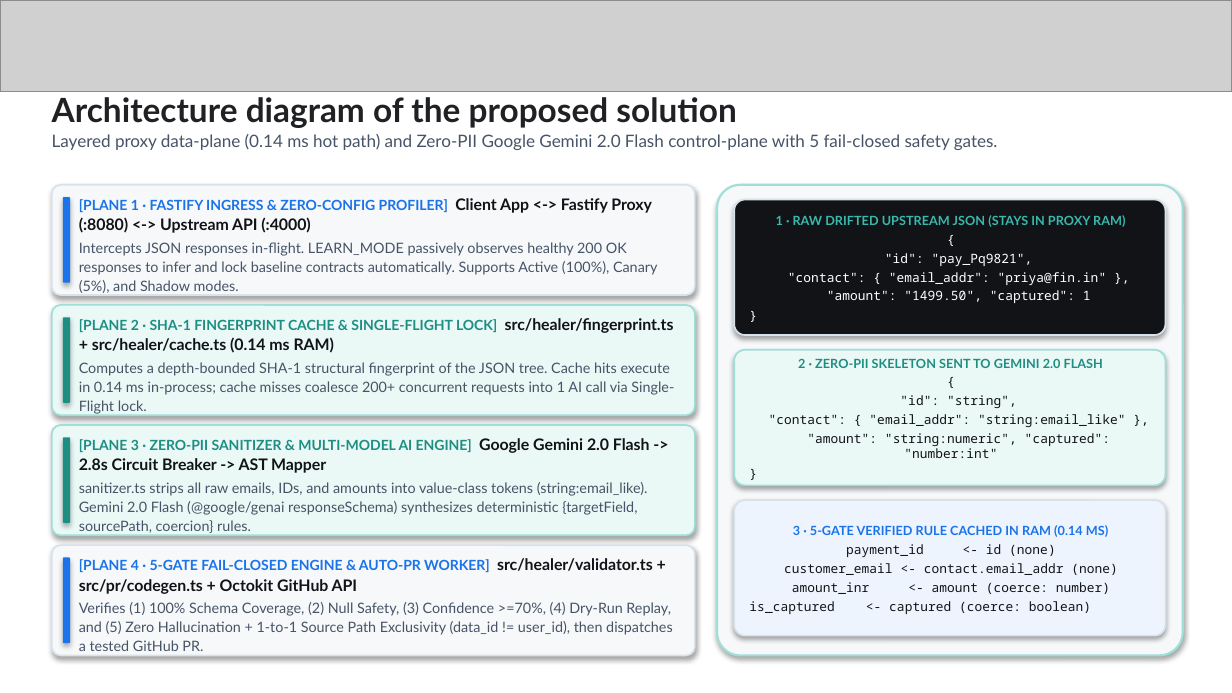
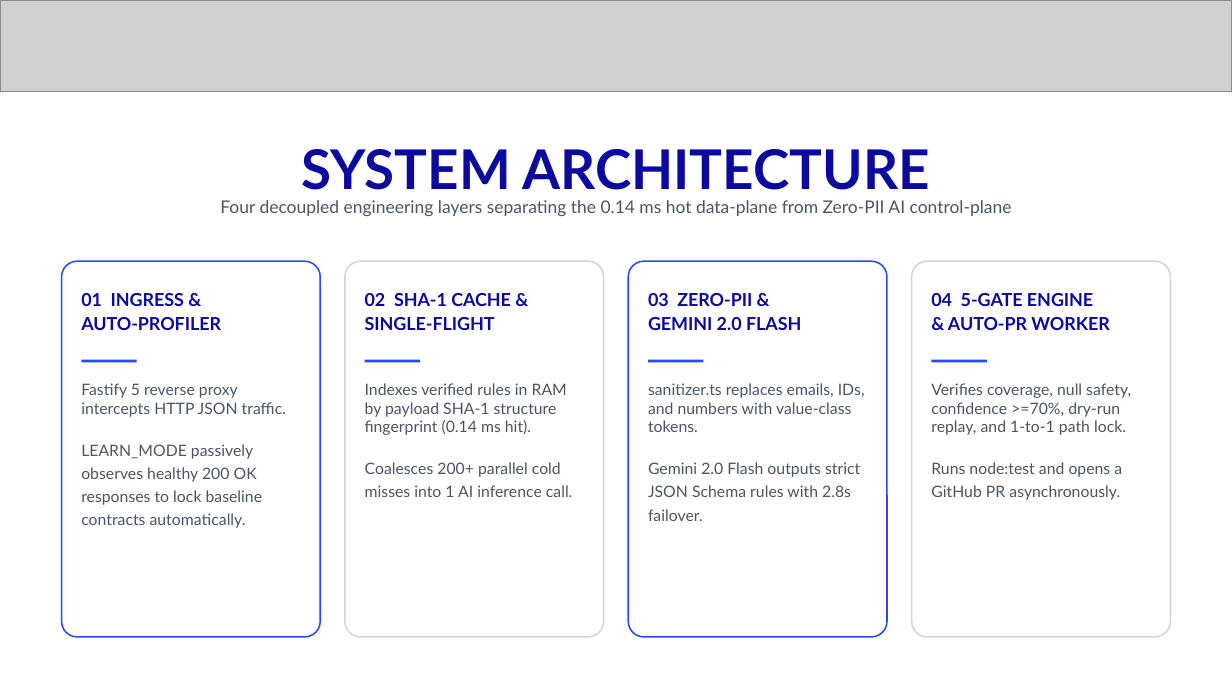
Before and after one commit to Asqi06/Buildathon, a slide deck: slide 8 of Final Prototype Submission Deck _ Startup Buildathon.pptx. Drawn at 1232x693 pixels with LibreOffice and Linux fonts; fonts in the diff are those of the drawing; grey boxes stand for pictures. Boxes give left, top, right and bottom in pixels: in the first picture for what was removed or moved away, otherwise in the second. Text is boxed around its words. In the diff, an @@ line names an element or a change of style, - is before the commit and + after.

```diff
--- a/Final Prototype Submission Deck _ Startup Buildathon.pptx
+++ b/Final Prototype Submission Deck _ Startup Buildathon.pptx
@@ text at [302,149,929,190]: text changed; size 10 to 32 pt; text colour #475467 to #0C0A9E; bold on @@
-Architecture diagram of the proposed solution
-Layered proxy data-plane (0.14 ms hot path) and Zero-PII Google Gemini 2.0 Flash control-plane with 5 fail-closed safety gates.
+SYSTEM ARCHITECTURE
@@ rounded rectangle removed at [52,185,695,296] @@
@@ rounded rectangle removed at [63,197,70,282] @@
@@ text added at [220,200,1012,216], 10.2 pt, text #4B5563 @@
+Four decoupled engineering layers separating the 0.14 ms hot data-plane from Zero-PII AI control-plane
@@ rounded rectangle removed at [717,185,1183,655] @@
@@ rounded rectangle removed at [734,200,1165,335] @@
-1 · RAW DRIFTED UPSTREAM JSON (STAYS IN PROXY RAM)
-{
-"id": "pay_Pq9821",
-"contact": { "email_addr": "priya@fin.in" },
-"amount": "1499.50", "captured": 1
-}
@@ rounded rectangle added at [62,261,320,637], fill #FFFFFF, outline #2B4BF2 0.9 pt @@
@@ rounded rectangle added at [345,261,604,637], fill #FFFFFF, outline #D1D5DB 0.9 pt @@
@@ rounded rectangle added at [628,261,887,637], fill #FFFFFF, outline #2B4BF2 0.9 pt @@
@@ rounded rectangle added at [912,261,1170,637], fill #FFFFFF, outline #D1D5DB 0.9 pt @@
@@ text at [81,293,221,330]: text changed; size 8.4 to 10.5 pt; text colour #475467 to #0C0A9E; bold on @@
-[PLANE 1 · FASTIFY INGRESS & ZERO-CONFIG PROFILER] Client App <-> Fastify Proxy (:8080) <-> Upstream API (:4000)
-Intercepts JSON responses in-flight. LEARN_MODE passively observes healthy 200 OK responses to infer and lock baseline contracts automatically. Supports Active (100%), Canary (5%), and Shadow modes.
+01 INGRESS &
+AUTO-PROFILER
@@ text added at [365,293,511,330], 10.5 pt, text #0C0A9E, bold @@
+02 SHA-1 CACHE &
+SINGLE-FLIGHT
@@ text added at [648,293,801,330], 10.5 pt, text #0C0A9E, bold @@
+03 ZERO-PII &
+GEMINI 2.0 FLASH
@@ text added at [931,293,1109,330], 10.5 pt, text #0C0A9E, bold @@
+04 5-GATE ENGINE
+& AUTO-PR WORKER
@@ rounded rectangle removed at [52,306,695,416] @@
@@ rounded rectangle removed at [63,318,70,403] @@
@@ text removed at [79,318,674,414] @@
-[PLANE 2 · SHA-1 FINGERPRINT CACHE & SINGLE-FLIGHT LOCK] src/healer/fingerprint.ts + src/healer/cache.ts (0.14 ms RAM)
-Computes a depth-bounded SHA-1 structural fingerprint of the JSON tree. Cache hits execute in 0.14 ms in-process; cache misses coalesce 200+ concurrent requests into 1 AI call via Single-Flight lock.
@@ rounded rectangle removed at [734,350,1165,485] @@
-2 · ZERO-PII SKELETON SENT TO GEMINI 2.0 FLASH
-{
-"id": "string",
-"contact": { "email_addr": "string:email_like" },
-"amount": "string:numeric", "captured": "number:int"
-}
@@ rectangle added at [81,360,137,362], fill #2B4BF2 @@
@@ text added at [81,383,286,528], 9.2 pt, text #4B5563 @@
+Fastify 5 reverse proxy intercepts HTTP JSON traffic.
+LEARN_MODE passively observes healthy 200 OK responses to lock baseline contracts automatically.
@@ text at [365,383,573,497]: text changed; size 8.4 to 9.2 pt; text colour #475467 to #4B5563 @@
-[PLANE 3 · ZERO-PII SANITIZER & MULTI-MODEL AI ENGINE] Google Gemini 2.0 Flash -> 2.8s Circuit Breaker -> AST Mapper
-sanitizer.ts strips all raw emails, IDs, and amounts into value-class tokens (string:email_like). Gemini 2.0 Flash (@google/genai responseSchema) synthesizes deterministic {targetField, sourcePath, coercion} rules.
+Indexes verified rules in RAM by payload SHA-1 structure fingerprint (0.14 ms hit).
+Coalesces 200+ parallel cold misses into 1 AI inference call.
@@ rectangle added at [365,360,420,362], fill #2B4BF2 @@
@@ rectangle added at [648,360,703,362], fill #2B4BF2 @@
@@ text added at [648,383,865,521], 9.2 pt, text #4B5563 @@
+sanitizer.ts replaces emails, IDs, and numbers with value-class tokens.
+Gemini 2.0 Flash outputs strict JSON Schema rules with 2.8s failover.
@@ rectangle added at [931,360,987,362], fill #2B4BF2 @@
@@ text added at [931,383,1131,500], 9.2 pt, text #4B5563 @@
+Verifies coverage, null safety, confidence >=70%, dry-run replay, and 1-to-1 path lock.
+Runs node:test and opens a GitHub PR asynchronously.
@@ rounded rectangle removed at [52,425,695,536] @@
@@ rounded rectangle removed at [63,437,70,522] @@
@@ rounded rectangle removed at [734,500,1165,636] @@
-3 · 5-GATE VERIFIED RULE CACHED IN RAM (0.14 MS)
-payment_id <- id (none)
-customer_email <- contact.email_addr (none)
-amount_inr <- amount (coerce: number)
-is_captured <- captured (coerce: boolean)
@@ rounded rectangle removed at [52,545,695,655] @@
@@ rounded rectangle removed at [63,557,70,642] @@
@@ text removed at [79,558,673,651] @@
-[PLANE 4 · 5-GATE FAIL-CLOSED ENGINE & AUTO-PR WORKER] src/healer/validator.ts + src/pr/codegen.ts + Octokit GitHub API
-Verifies (1) 100% Schema Coverage, (2) Null Safety, (3) Confidence >=70%, (4) Dry-Run Replay, and (5) Zero Hallucination + 1-to-1 Source Path Exclusivity (data_id != user_id), then dispatches a tested GitHub PR.
```
Also in this commit, not shown: 13 other slides changed, 4 other files.
